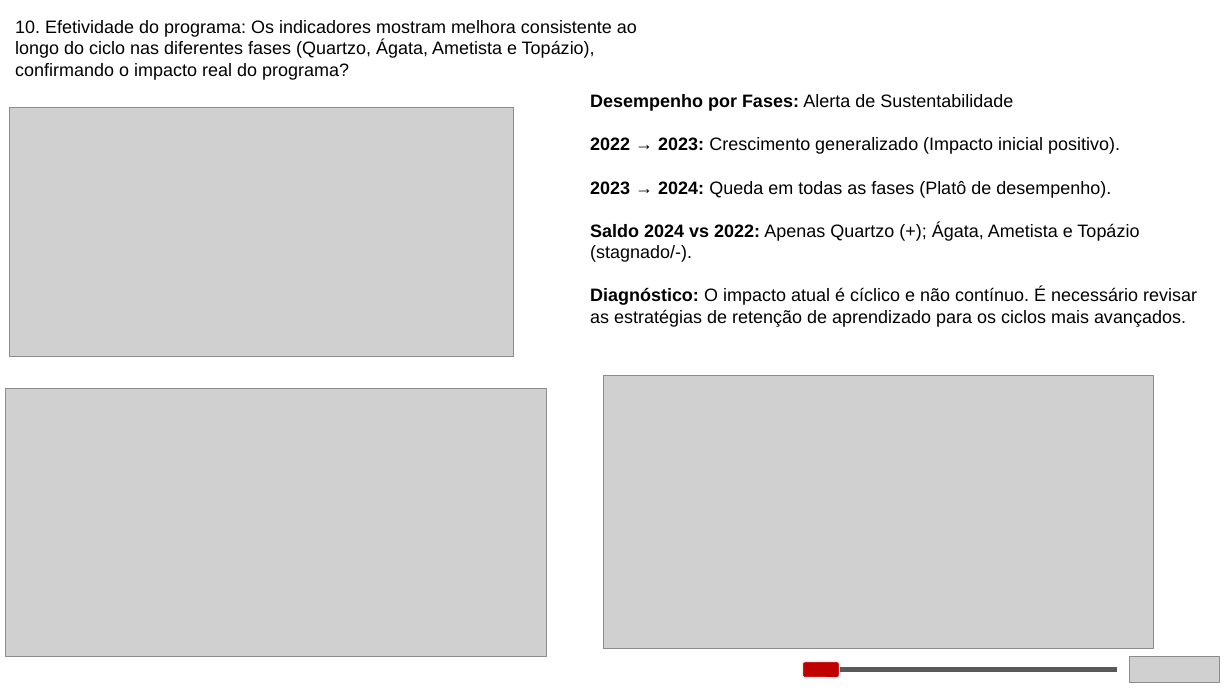
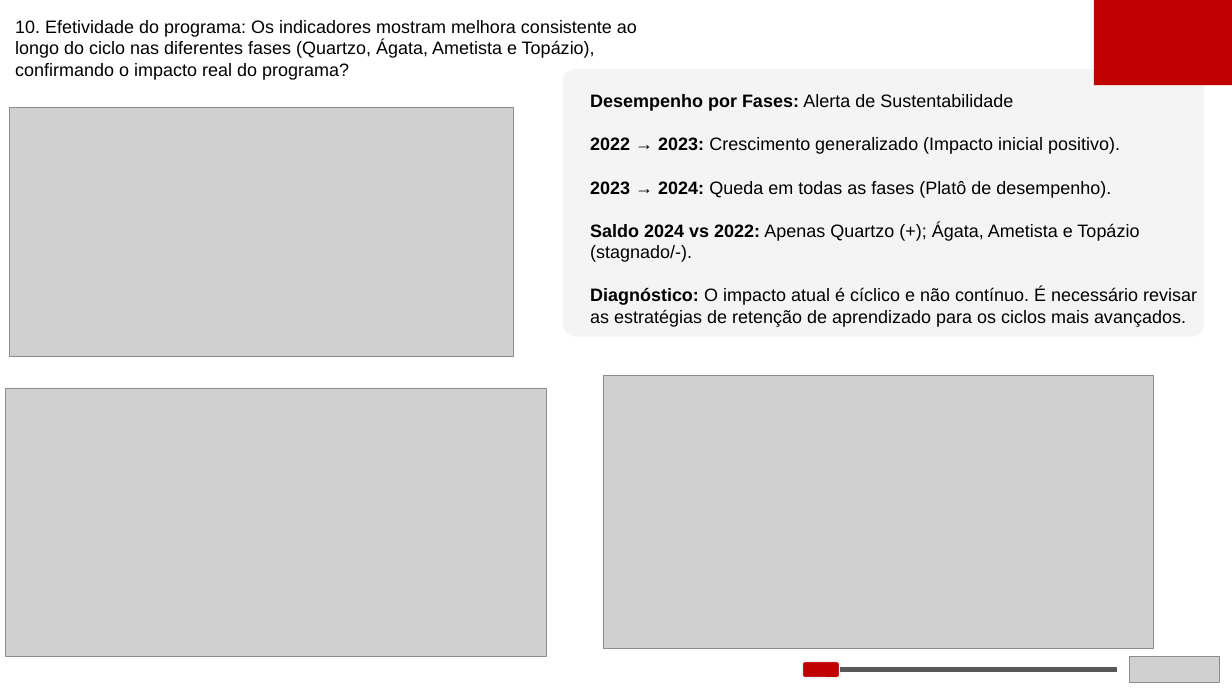
Before and after one commit to vbomura/tc5, a slide deck: slide 13 of Apresentacao/Apresentação_Datathon.pptx. Drawn at 1232x693 pixels with LibreOffice and Linux fonts; fonts in the diff are those of the drawing; grey boxes stand for pictures. Boxes give left, top, right and bottom in pixels: in the first picture for what was removed or moved away, otherwise in the second. Text is boxed around its words. In the diff, an @@ line names an element or a change of style, - is before the commit and + after.

```diff
--- a/Apresentacao/Apresentação_Datathon.pptx
+++ b/Apresentacao/Apresentação_Datathon.pptx
@@ rectangle added at box(1094, 0, 1232, 85), fill #C00000 @@
@@ rounded rectangle added at box(563, 69, 1204, 337), fill #F2F2F2 at 81% opacity @@
```
Also in this commit, not shown: 12 other slides changed, 1 slide added, 1 slide removed.
